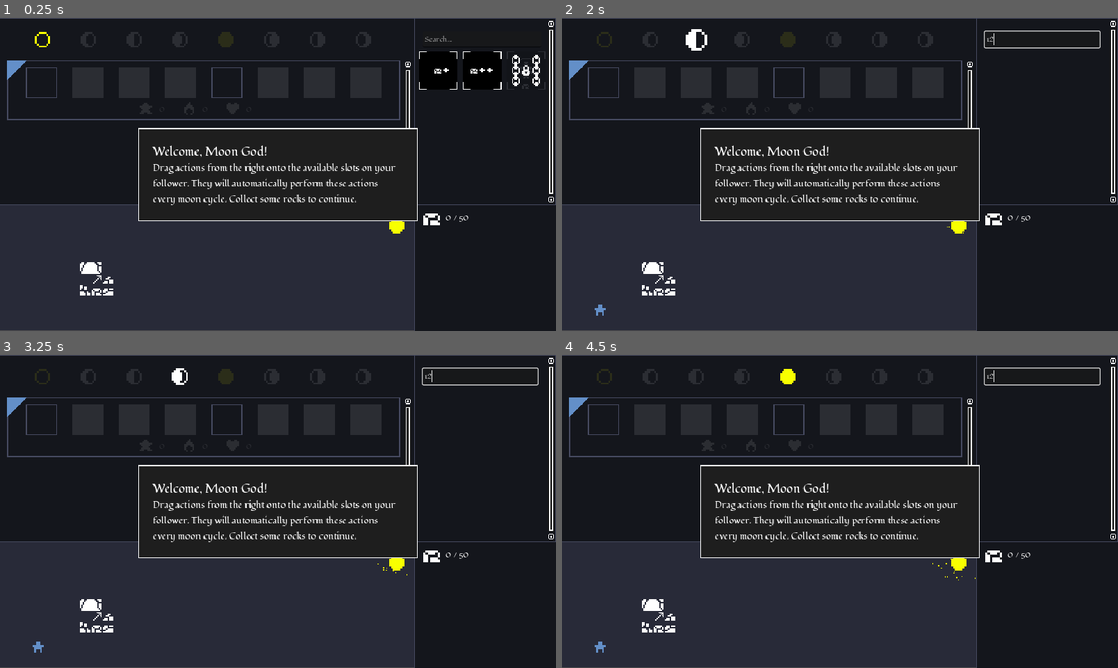
Above: before the commit, frames 1-4 (two rows, left to right).
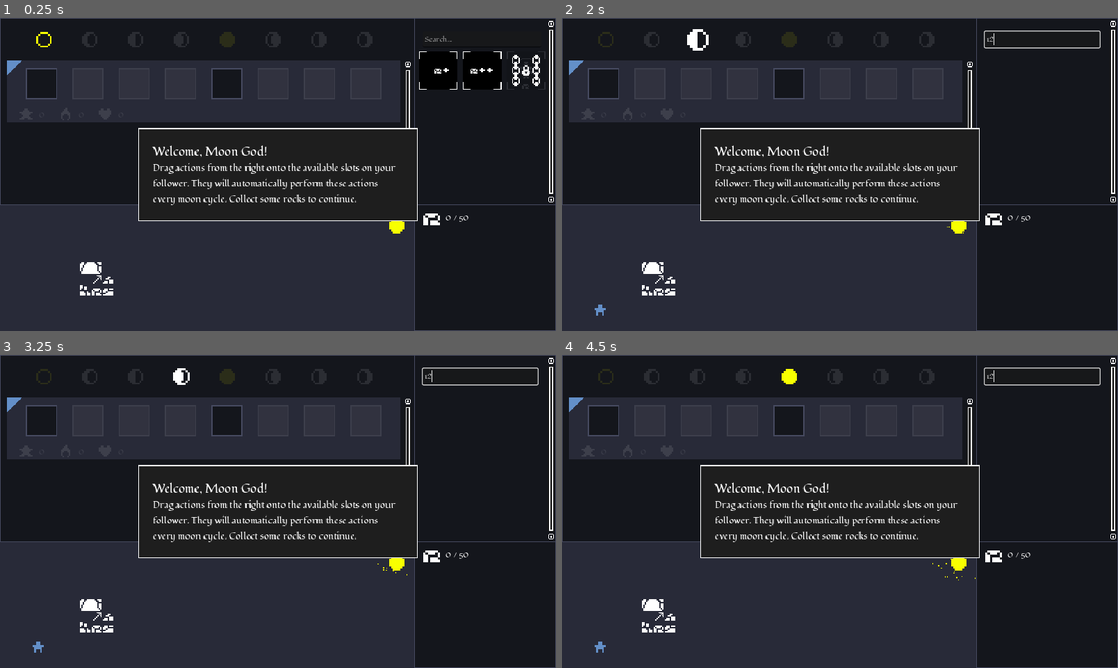
Above: after the commit, the same moments.

Repository: BoscoPubVoi/IdleSpel
Game: Godot game, scene res://main.tscn
Two runs of this game, one before a commit and one after it. Both use one fixed random seed, a clock stepped at 60 frames per second and the inputs below.
Inputs (mouse positions are in pixels of both pictures, inside the frame that each line leads up to):
- Up to frame 1 (0.25 s): no input
- Up to frame 2 (2 s): click (1045, 39) at 0.52 s; type "12" at 0.6 s; move the mouse to (962, 158) at 1.27 s; click (962, 158) at 1.42 s
- Up to frame 3 (3.25 s): drag from (166, 527) to (250, 574) at 2.02 s; tap Enter at 2.75 s; move the mouse to (333, 442) at 2.77 s; click (333, 442) at 2.92 s
- Up to frame 4 (4.5 s): drag from (812, 574) to (673, 464) at 3.52 s; move the mouse to (1006, 558) at 4.27 s; click (1006, 558) at 4.42 s

The runs differ from the first frame. In frame 1, 10% of the frame differs, in the area x 0-100%, y 0-100%; in frame 2, 10%; in frame 3, 10%; in frame 4, 10%.

Commit message:
messed with some alignment and colors and whatnot

Diff:
--- a/UIElements/ActionIndent.gd
+++ b/UIElements/ActionIndent.gd
@@ -101,7 +101,9 @@
 	else:
 		var stylebox = StyleBoxFlat.new()
 		add_theme_stylebox_override("panel", stylebox)
-		stylebox.set_bg_color(Color(1.0, 1.0, 1.0, 0.1))
+		stylebox.set_bg_color(Color(.5, .5, .5, 0.1))
+		stylebox.border_color = Color(1.0, 1.0, 1.0, 0.1)
+		stylebox.set_border_width_all(2)
 
 
 func _on_gui_input(event):
--- a/UIElements/action_indent.tscn
+++ b/UIElements/action_indent.tscn
@@ -4,6 +4,11 @@
 
 [sub_resource type="StyleBoxFlat" id="StyleBoxFlat_qgmkt"]
 bg_color = Color(0.2, 0.203922, 0.227451, 1)
+border_width_left = 2
+border_width_top = 2
+border_width_right = 2
+border_width_bottom = 2
+border_blend = true
 
 [node name="ActionIndent" type="Panel"]
 custom_minimum_size = Vector2(64, 64)
--- a/actor_panel.tscn
+++ b/actor_panel.tscn
@@ -6,11 +6,17 @@
 [ext_resource type="Texture2D" uid="uid://cj8jvh5fyskdv" path="res://assets/Resource_Icons/Wisdom.png" id="4_q62qo"]
 [ext_resource type="Texture2D" uid="uid://cgsuy6u70chki" path="res://assets/Resource_Icons/Reverance.png" id="5_6alcg"]
 
+[sub_resource type="StyleBoxFlat" id="StyleBoxFlat_jlntt"]
+bg_color = Color(0.156863, 0.164706, 0.219608, 1)
+border_color = Color(0.435294, 0.458824, 0.6, 1)
+
 [node name="ActorPanel" type="Panel" groups=["ActorPanel"]]
 texture_filter = 3
-custom_minimum_size = Vector2(0, 123)
-offset_left = -1.0
-offset_bottom = 215.0
+custom_minimum_size = Vector2(0, 128)
+offset_left = -289.0
+offset_right = 294.0
+offset_bottom = 292.0
+theme_override_styles/panel = SubResource("StyleBoxFlat_jlntt")
 script = ExtResource("1_0eeyd")
 
 [node name="Margin" type="MarginContainer" parent="."]
@@ -34,40 +40,40 @@
 theme_override_constants/separation = 32
 alignment = 1
 
-[node name="ActionIndent1" parent="Margin/HBox" groups=["ActionIdent"] instance=ExtResource("1_i1gly")]
+[node name="ActionIndent1" parent="Margin/HBox" instance=ExtResource("1_i1gly")]
 layout_mode = 2
 size_flags_vertical = 0
 
-[node name="ActionIndent2" parent="Margin/HBox" groups=["ActionIdent", "SecondUnlockedAction"] instance=ExtResource("1_i1gly")]
+[node name="ActionIndent2" parent="Margin/HBox" groups=["SecondUnlockedAction"] instance=ExtResource("1_i1gly")]
 layout_mode = 2
 size_flags_vertical = 0
 enabled = false
 
-[node name="ActionIndent3" parent="Margin/HBox" groups=["ActionIdent", "FirstUnlockedAction"] instance=ExtResource("1_i1gly")]
+[node name="ActionIndent3" parent="Margin/HBox" groups=["FirstUnlockedAction"] instance=ExtResource("1_i1gly")]
 layout_mode = 2
 size_flags_vertical = 0
 enabled = false
 
-[node name="ActionIndent4" parent="Margin/HBox" groups=["ActionIdent", "SecondUnlockedAction"] instance=ExtResource("1_i1gly")]
+[node name="ActionIndent4" parent="Margin/HBox" groups=["SecondUnlockedAction"] instance=ExtResource("1_i1gly")]
 layout_mode = 2
 size_flags_vertical = 0
 enabled = false
 
-[node name="ActionIndent5" parent="Margin/HBox" groups=["ActionIdent"] instance=ExtResource("1_i1gly")]
+[node name="ActionIndent5" parent="Margin/HBox" instance=ExtResource("1_i1gly")]
 layout_mode = 2
 size_flags_vertical = 0
 
-[node name="ActionIndent6" parent="Margin/HBox" groups=["ActionIdent", "SecondUnlockedAction"] instance=ExtResource("1_i1gly")]
+[node name="ActionIndent6" parent="Margin/HBox" groups=["SecondUnlockedAction"] instance=ExtResource("1_i1gly")]
 layout_mode = 2
 size_flags_vertical = 0
 enabled = false
 
-[node name="ActionIndent7" parent="Margin/HBox" groups=["ActionIdent", "FirstUnlockedAction"] instance=ExtResource("1_i1gly")]
+[node name="ActionIndent7" parent="Margin/HBox" groups=["FirstUnlockedAction"] instance=ExtResource("1_i1gly")]
 layout_mode = 2
 size_flags_vertical = 0
 enabled = false
 
-[node name="ActionIndent8" parent="Margin/HBox" groups=["ActionIdent", "SecondUnlockedAction"] instance=ExtResource("1_i1gly")]
+[node name="ActionIndent8" parent="Margin/HBox" groups=["SecondUnlockedAction"] instance=ExtResource("1_i1gly")]
 layout_mode = 2
 size_flags_vertical = 0
 enabled = false
@@ -75,10 +81,11 @@
 [node name="Wisdom" type="TextureRect" parent="." groups=["WisdomLabel"]]
 modulate = Color(1, 1, 1, 0.0980392)
 layout_mode = 2
-offset_left = 274.0
-offset_top = 86.0
-offset_right = 300.0
-offset_bottom = 112.0
+offset_left = 26.0
+offset_top = 98.0
+offset_right = 52.0
+offset_bottom = 124.0
+tooltip_text = "Wisdom"
 texture = ExtResource("4_q62qo")
 expand_mode = 2
 
@@ -93,10 +100,11 @@
 [node name="Vigor" type="TextureRect" parent="." groups=["VigorLabel"]]
 modulate = Color(1, 1, 1, 0.0980392)
 layout_mode = 2
-offset_left = 364.0
-offset_top = 86.0
-offset_right = 390.0
-offset_bottom = 112.0
+offset_left = 108.0
+offset_top = 98.0
+offset_right = 134.0
+offset_bottom = 124.0
+tooltip_text = "Vigor"
 texture = ExtResource("3_i0j11")
 expand_mode = 2
 
@@ -111,10 +119,11 @@
 [node name="Reverance" type="TextureRect" parent="." groups=["ReveranceLabel"]]
 modulate = Color(1, 1, 1, 0.0980392)
 layout_mode = 2
-offset_left = 454.0
-offset_top = 86.0
-offset_right = 480.0
-offset_bottom = 112.0
+offset_left = 190.0
+offset_top = 98.0
+offset_right = 216.0
+offset_bottom = 124.0
+tooltip_text = "Reverance"
 texture = ExtResource("5_6alcg")
 expand_mode = 2
 
@@ -125,3 +134,5 @@
 offset_right = 132.0
 offset_bottom = 29.0
 text = "0"
+
+[connection signal="gui_input" from="Margin/HBox/ActionIndent1" to="Margin/HBox/ActionIndent1" method="_on_gui_input"]
--- a/default_bus_layout.tres
+++ b/default_bus_layout.tres
@@ -1,4 +1,3 @@
 [gd_resource type="AudioBusLayout" format=3 uid="uid://dhydqvcjyornu"]
 
 [resource]
-bus/0/mute = true
--- a/main.tscn
+++ b/main.tscn
@@ -70,10 +70,6 @@
 texture_margin_right = 6.0
 texture_margin_bottom = 6.0
 
-[sub_resource type="StyleBoxEmpty" id="StyleBoxEmpty_lwopv"]
-
-[sub_resource type="StyleBoxEmpty" id="StyleBoxEmpty_ijhpg"]
-
 [sub_resource type="StyleBoxEmpty" id="StyleBoxEmpty_txpij"]
 
 [sub_resource type="Theme" id="Theme_ogi3r"]
@@ -90,8 +86,8 @@
 VScrollBar/icons/increment_highlight = ExtResource("2_tyyqh")
 VScrollBar/icons/increment_pressed = ExtResource("2_tyyqh")
 VScrollBar/styles/grabber = SubResource("StyleBoxTexture_wk6w3")
-VScrollBar/styles/grabber_highlight = SubResource("StyleBoxEmpty_lwopv")
-VScrollBar/styles/grabber_pressed = SubResource("StyleBoxEmpty_ijhpg")
+VScrollBar/styles/grabber_highlight = SubResource("StyleBoxTexture_wk6w3")
+VScrollBar/styles/grabber_pressed = SubResource("StyleBoxTexture_wk6w3")
 VScrollBar/styles/scroll = null
 VScrollBar/styles/scroll_focus = SubResource("StyleBoxEmpty_txpij")
 
@@ -493,8 +489,8 @@
 [sub_resource type="Resource" id="Resource_svkjg"]
 script = ExtResource("5_22pki")
 costs = {
-"favor": 10,
-"silver": 5
+"favor": 20,
+"silver": 10
 }
 resourceTypeToProduce = "relics"
 baseProduction = 1.0
@@ -502,8 +498,8 @@
 [sub_resource type="Resource" id="Resource_ych5e"]
 script = ExtResource("5_22pki")
 costs = {
-"favor": 10,
-"water": 20
+"favor": 20,
+"water": 40
 }
 resourceTypeToProduce = "relics"
 baseProduction = 1.0
@@ -511,7 +507,7 @@
 [sub_resource type="Resource" id="Resource_rinmt"]
 script = ExtResource("7_vy3f6")
 statToCheck = "vigor"
-statMinimum = 5.0
+statMinimum = 10.0
 operation = SubResource("Resource_ych5e")
 
 [sub_resource type="Resource" id="Resource_v6pkx"]
@@ -526,7 +522,7 @@
 [sub_resource type="Resource" id="Resource_grs3v"]
 script = ExtResource("7_vy3f6")
 statToCheck = "wisdom"
-statMinimum = 10.0
+statMinimum = 15.0
 operation = SubResource("Resource_v6pkx")
 
 [sub_resource type="Resource" id="Resource_4nfrk"]
@@ -848,7 +844,7 @@
 anchor_top = 0.0
 anchor_bottom = 0.0
 offset_top = 388.0
-offset_bottom = 647.0
+offset_bottom = 648.0
 grow_vertical = 1
 
 [node name="AllActorsPanel" type="Panel" parent="."]
@@ -856,7 +852,6 @@
 layout_mode = 1
 anchors_preset = 10
 anchor_right = 1.0
-offset_left = -4.0
 offset_bottom = 388.0
 grow_horizontal = 2
 
@@ -937,7 +932,7 @@
 custom_minimum_size = Vector2(814, 0)
 layout_direction = 1
 layout_mode = 2
-theme_override_constants/separation = 16
+theme_override_constants/separation = 12
 alignment = 2
 
 [node name="ActorPanel" parent="AllActorsPanel/MarginContainer/ScrollContainer/VBoxContainer" instance=ExtResource("2_jsf26")]
@@ -1581,8 +1576,6 @@
 anchor_bottom = 1.0
 offset_left = -294.0
 offset_top = -262.0
-offset_right = 11.0
-offset_bottom = 14.0
 grow_horizontal = 0
 grow_vertical = 0
 
Not shown: 1 places in actor_panel.tscn that only renumber resources
Binary file changed: assets/Action_Icons/Pray_to_Effigy.aseprite
Binary file changed: assets/Action_Icons/Pray_to_Effigy.png
Binary file added: assets/BG.aseprite
Binary file added: assets/BG.png
Not shown, added: assets/BG.png.import
Not shown, removed: assets/music/Moonlight_version_1.mp3.import
Not shown, removed: assets/music/Moonlight_version_1.ogg.import
Binary file changed: assets/ui/Color_Indicator.aseprite
Binary file changed: assets/ui/Color_Indicator.png
Not shown, changed: export/index.apple-touch-icon.png.import
Not shown, changed: export/index.icon.png.import
(and 7 more such lines)
